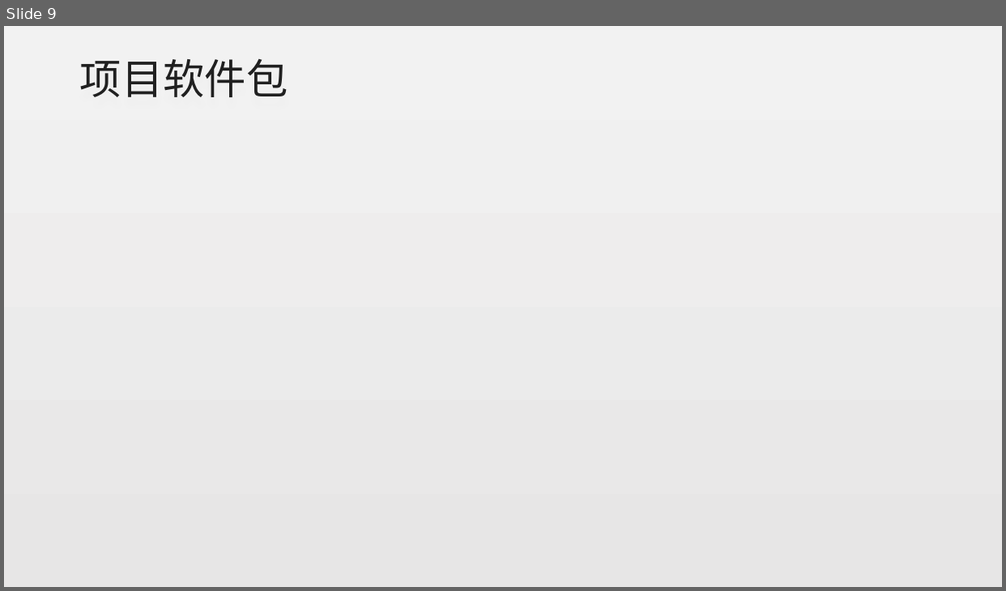
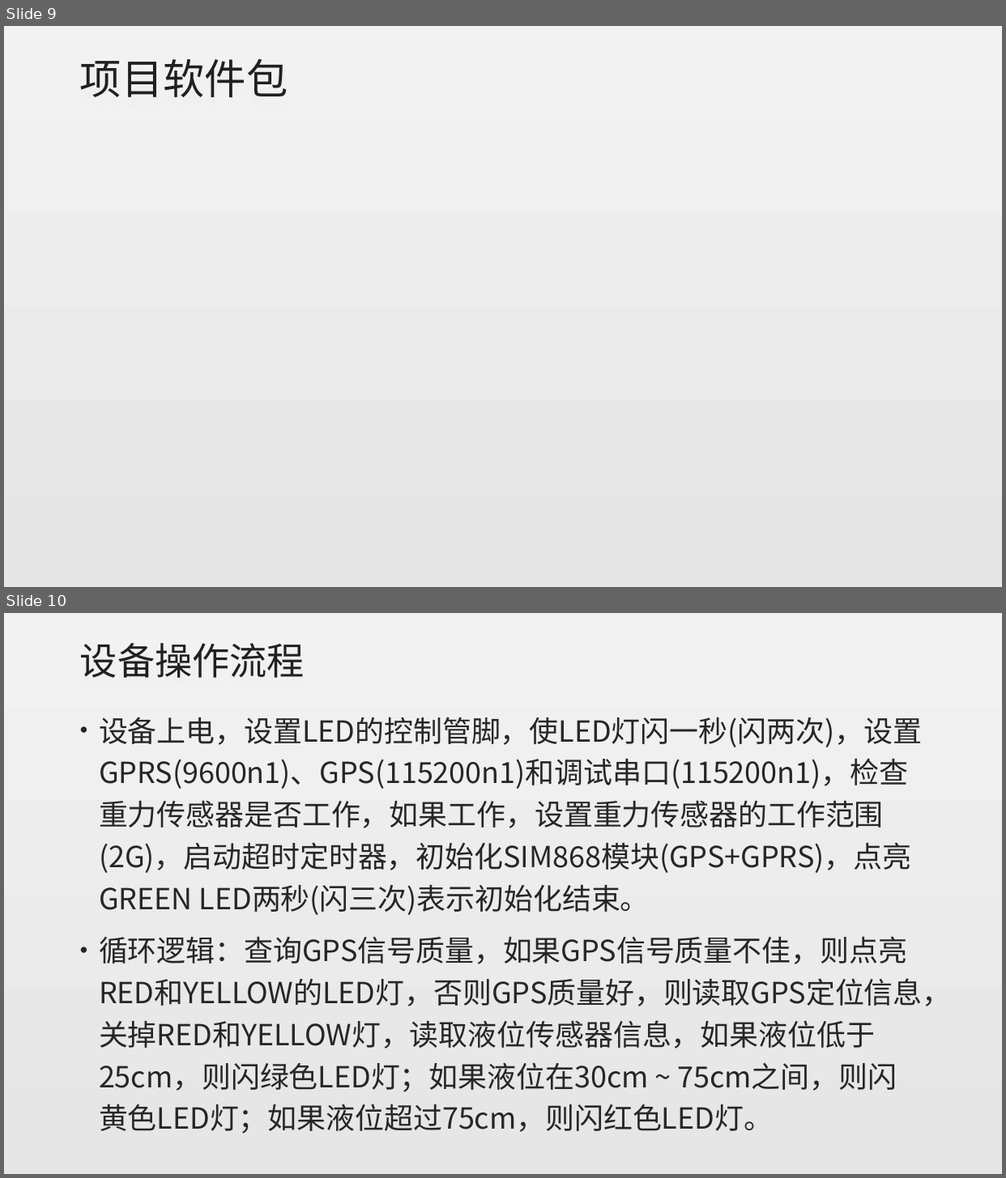
Before and after one commit to alanz2015/Study-Notes, a slide deck: 实时路面积水检测设备实现方案-张沛霖20170816.pptx. Shown one above the other, each under a label of ours: slide 9 before the commit, slides 9 and 10 after it. The pictures are 1006x591 and 1006x1178 pixels, drawn with LibreOffice and Linux fonts; fonts in the diff are those of the drawing. Boxes give left, top, right and bottom in pixels: in the first picture for what was removed or moved away, otherwise in the second. Text is boxed around its words. In the diff, an @@ line names an element or a change of style, - is before the commit and + after.

```diff
--- a/实时路面积水检测设备实现方案-张沛霖20170816.pptx
+++ b/实时路面积水检测设备实现方案-张沛霖20170816.pptx
@@ slide 10 added at [4,613,1002,1174], background gradient #F2F2F2 to #E7E6E6 @@
@@ title added at [80,643,305,678], 36 pt, text #202020 @@
+设备操作流程
@@ text added at [99,717,952,1134], 28 pt, text #262626 @@
+• 设备上电，设置LED的控制管脚，使LED灯闪一秒(闪两次)，设置GPRS(9600n1)、GPS(115200n1)和调试串口(115200n1)，检查重力传感器是否工作，如果工作，设置重力传感器的工作范围(2G)，启动超时定时器，初始化SIM868模块(GPS+GPRS)，点亮GREEN LED两秒(闪三次)表示初始化结束。
+• 循环逻辑：查询GPS信号质量，如果GPS信号质量不佳，则点亮RED和YELLOW的LED灯，否则GPS质量好，则读取GPS定位信息，关掉RED和YELLOW灯，读取液位传感器信息，如果液位低于25cm，则闪绿色LED灯；如果液位在30cm ~ 75cm之间，则闪黄色LED灯；如果液位超过75cm，则闪红色LED灯。
```
Also in this commit, not shown: 1 slide changed.
